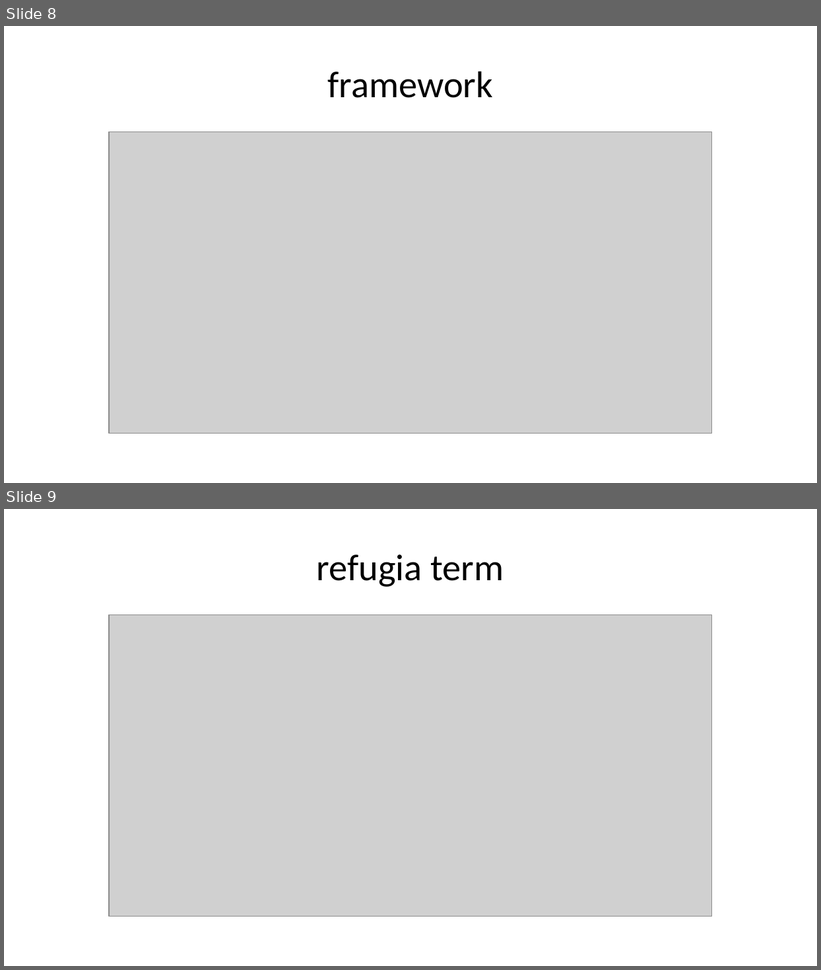
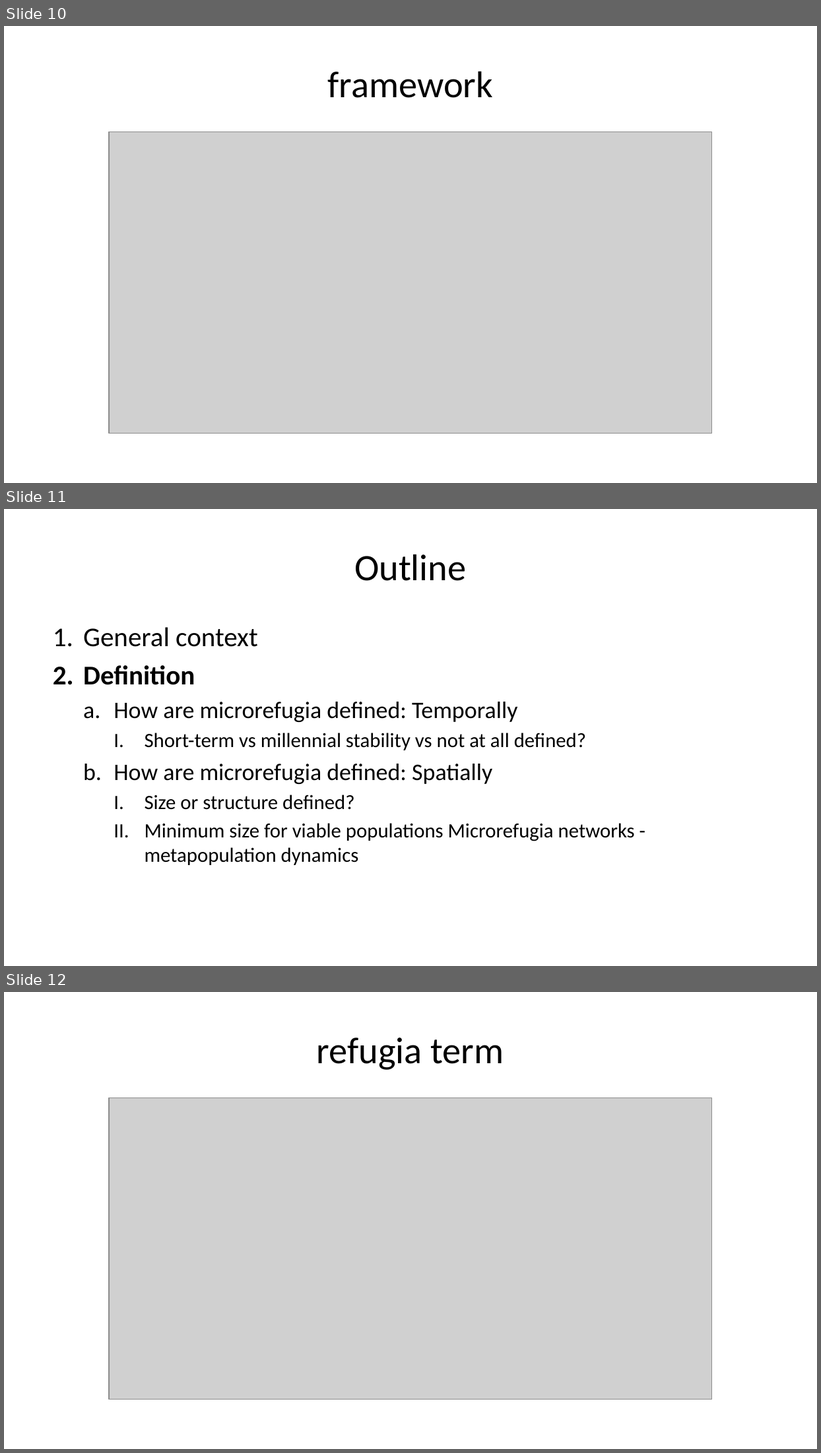
Before and after one commit to admahood/microrefugia_review, a slide deck: microrefugia_review.pptx. Shown one above the other, each under a label of ours: slides 8 and 9 before the commit, slides 10, 11 and 12 after it. The pictures are 821x970 and 821x1453 pixels, drawn with LibreOffice and Linux fonts; fonts in the diff are those of the drawing; grey boxes stand for pictures. Boxes give left, top, right and bottom in pixels: in the first picture for what was removed or moved away, otherwise in the second. Text is boxed around its words. In the diff, an @@ line names an element or a change of style, - is before the commit and + after.

```diff
--- a/microrefugia_review.pptx
+++ b/microrefugia_review.pptx
@@ slide 11 added at [4,509,817,966], background #FFFFFF @@
@@ title added at [354,554,466,581], 33 pt, text #000000 @@
+Outline
@@ text added at [83,627,635,865], 18 pt, text #000000 @@
+1. General context
+2. Definition
+  a. How are microrefugia defined: Temporally
+    I. Short-term vs millennial stability vs not at all defined?
+  b. How are microrefugia defined: Spatially
+    I. Size or structure defined?
+    II. Minimum size for viable populations Microrefugia networks - metapopulation dynamics
@@ what was slide 8 is now slide 10 @@
@@ what was slide 9 is now slide 12 @@
```
Also in this commit, not shown: 7 other slides added, 4 slides removed, 5 other files.
